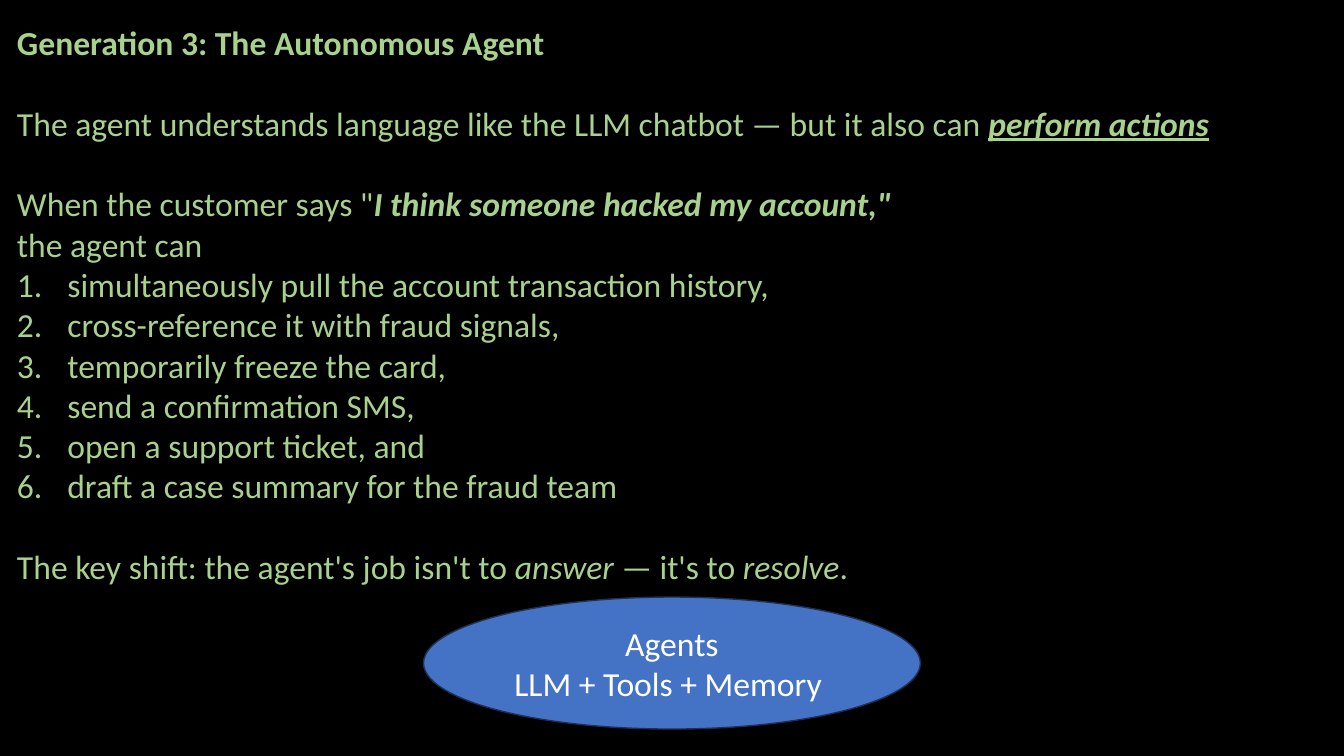
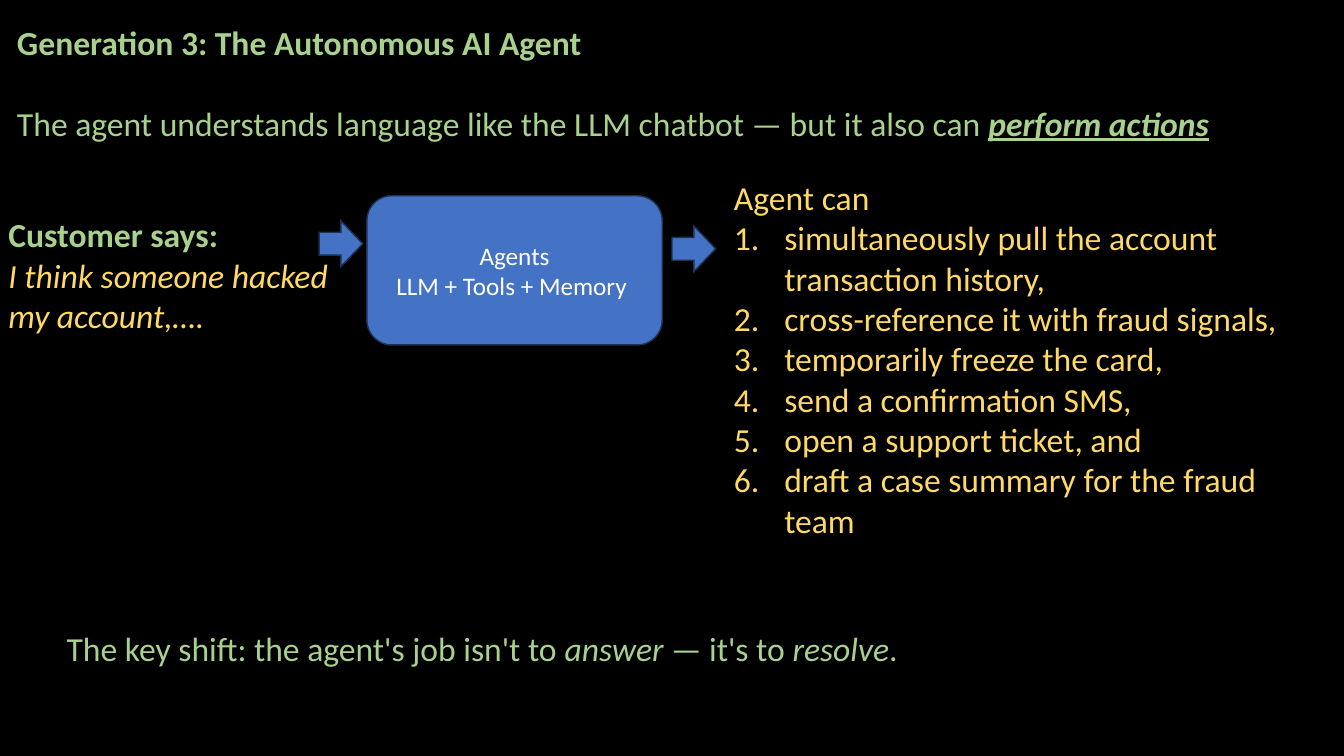
Before and after one commit to ash322ash422/youtube, a slide deck: slide 4 of AgenticAI/1-Intro-To-AgenticAI/2_Agent_vs_Chatbot_Finance.pptx. Drawn at 1344x756 pixels with LibreOffice and Linux fonts; fonts in the diff are those of the drawing; background and template pictures are left out. Boxes give left, top, right and bottom in pixels: in the first picture for what was removed or moved away, otherwise in the second. Text is boxed around its words. In the diff, an @@ line names an element or a change of style, - is before the commit and + after.

```diff
--- a/AgenticAI/1-Intro-To-AgenticAI/2_Agent_vs_Chatbot_Finance.pptx
+++ b/AgenticAI/1-Intro-To-AgenticAI/2_Agent_vs_Chatbot_Finance.pptx
@@ text at [17,31,581,61]: text changed @@
-Generation 3: The Autonomous Agent
+Generation 3: The Autonomous AI Agent
@@ text at [17,192,892,585]: paragraphs removed @@
-When the customer says "I think someone hacked my account,"
-the agent can
-1. simultaneously pull the account transaction history,
-2. cross-reference it with fraud signals,
-3. temporarily freeze the card,
-4. send a confirmation SMS,
-5. open a support ticket, and
-6. draft a case summary for the fraud team
-The key shift: the agent's job isn't to answer — it's to resolve.
@@ rounded rectangle "Agents": place and size @@
-rounded rectangle "Agents" at [423,597,921,729]
+rounded rectangle "Agents" at [367,196,662,345]
@@ rounded rectangle "Agents" at [367,196,662,345]: size 24 to 18 pt; ellipse to rounded rectangle @@
@@ text added at [734,188,1277,534], 24 pt, text #FFD966 @@
+Agent can
+1. simultaneously pull the account transaction history,
+2. cross-reference it with fraud signals,
+3. temporarily freeze the card,
+4. send a confirmation SMS,
+5. open a support ticket, and
+6. draft a case summary for the fraud team
@@ text added at [8,225,328,334], 24 pt, text #FFD966, italic @@
+Customer says:
+I think someone hacked my account,….
@@ right arrow added at [320,221,363,266], fill #4472C4, outline #1E3256 1 pt @@
@@ right arrow added at [673,226,716,271], fill #4472C4, outline #1E3256 1 pt @@
@@ text added at [67,637,898,667], 24 pt, text #A9D18E @@
+The key shift: the agent's job isn't to answer — it's to resolve.
```
Also in this commit, not shown: 3 other slides changed, 4 slides added, 27 other files.
